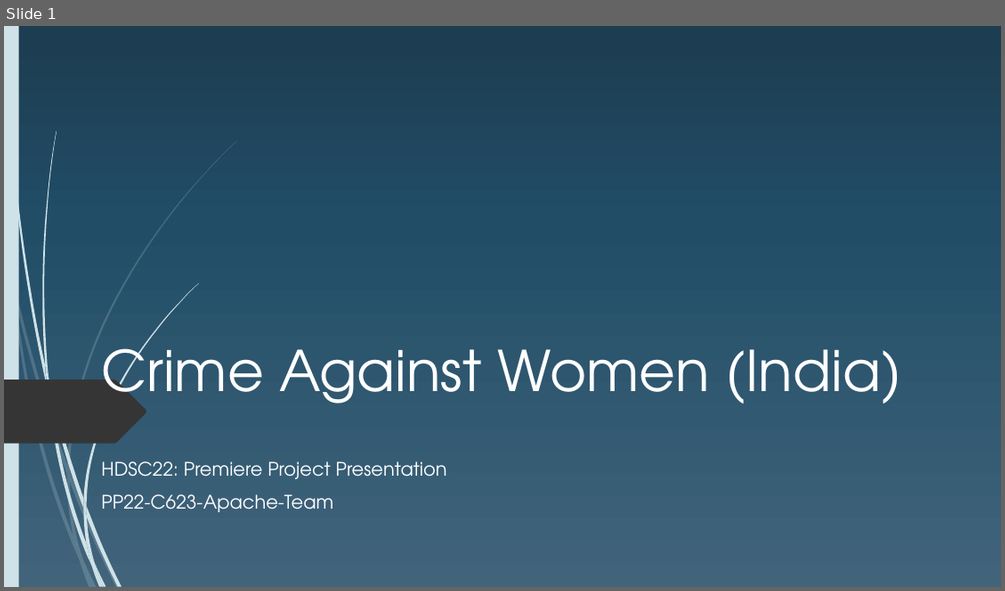
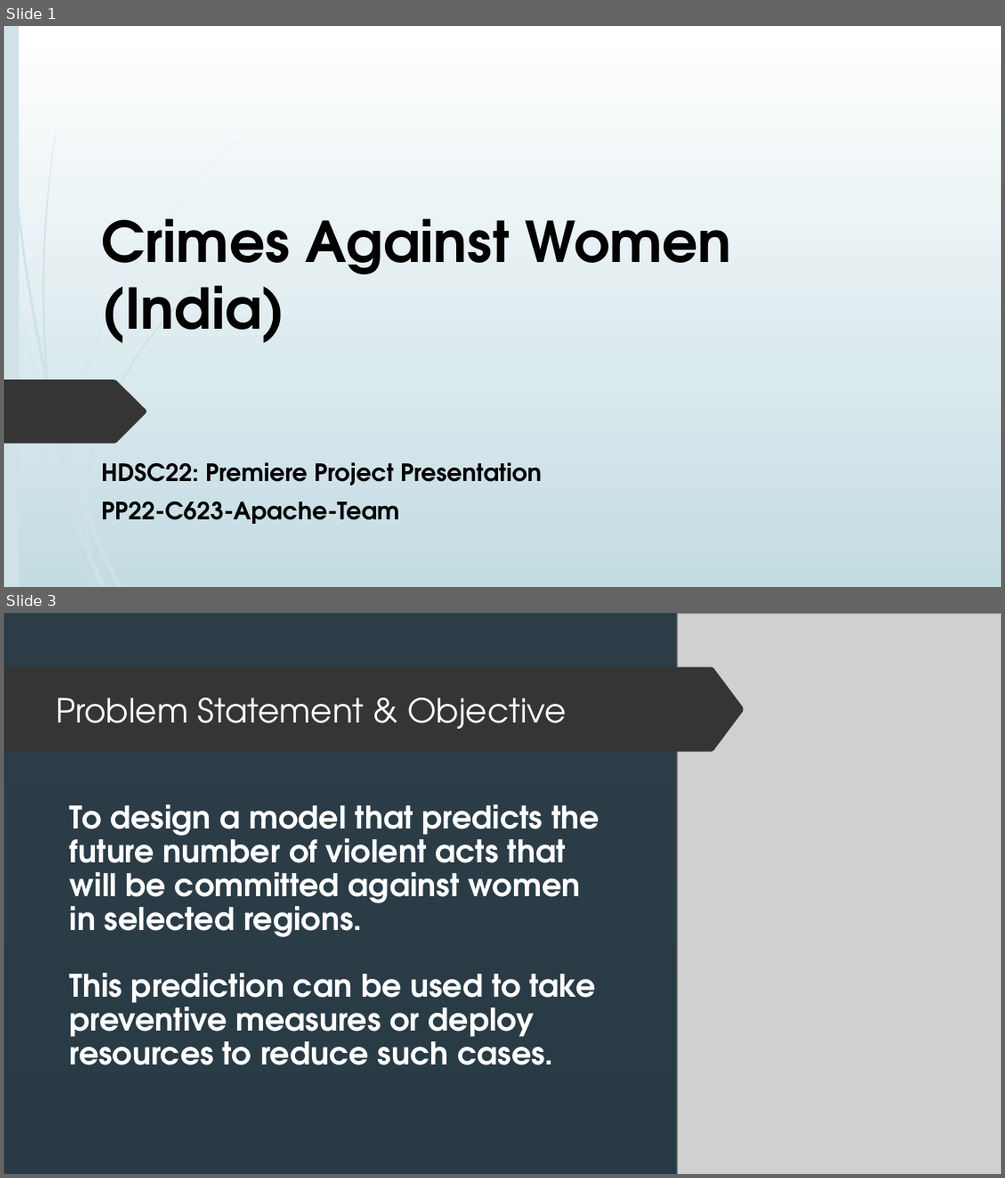
Before and after one commit to apacheteam/Crime-Against-Women-PP22-C623-APACHE-TEAM, a slide deck: PPT.pptx. Shown one above the other, each under a label of ours: slide 1 before the commit, slides 1 and 3 after it; the slides between them are not shown. The pictures are 1005x591 and 1005x1178 pixels, drawn with LibreOffice and Linux fonts; fonts in the diff are those of the drawing; grey boxes stand for pictures. Boxes give left, top, right and bottom in pixels: in the first picture for what was removed or moved away, otherwise in the second. Text is boxed around its words. In the diff, an @@ line names an element or a change of style, - is before the commit and + after.

```diff
--- a/PPT.pptx
+++ b/PPT.pptx
@@ slide 3 added at (4,613,1001,1174), background gradient #FFFFFF to #C4DCE3 @@
@@ rectangle added at (4,613,19,1174), fill #2E5369 @@
@@ rectangle added at (4,613,1001,1174), fill gradient #FFFFFF to #C4DCE3 @@
@@ rectangle added at (4,613,677,1174), fill #172934 at 90% opacity @@
@@ picture added at (677,613,1001,1174) @@
@@ freeform shape added at (4,672,134,713), fill #353535 @@
@@ freeform shape added at (4,666,744,751), fill #353535 @@
@@ title added at (56,698,566,729), 32 pt, text #FEFFFF @@
+Problem Statement & Objective
@@ text added at (70,804,599,1065), 30 pt, text #FFFFFF, bold @@
+To design a model that predicts the future number of violent acts that will be committed against women in selected regions.
+This prediction can be used to take preventive measures or deploy resources to reduce such cases.
@@ group added at (4,728,237,1174): 10 freeform shapes @@
@@ group added at (4,728,237,1174): 10 freeform shapes @@
@@ group added at (7,613,198,1174): 12 freeform shapes @@
@@ slide 1 changed as well @@
@@ background gradient #42647C to #224D67 to #1D3D51 to gradient #FFFFFF to #C4DCE3 @@
@@ title at (101,218,732,343): text changed; text colour #FFFFFF to #000000; bold on @@
-Crime Against Women (India)
+Crimes Against Women (India)
@@ subtitle "HDSC22: Premiere Project Presentation" at (101,462,542,524): size 18 to 23 pt, text colour #FFFFFF to #000000, bold on; less space between paragraphs @@
```
Also in this commit, not shown: 4 other slides changed, 9 other slides added, 9 slides removed, 4 other files.
